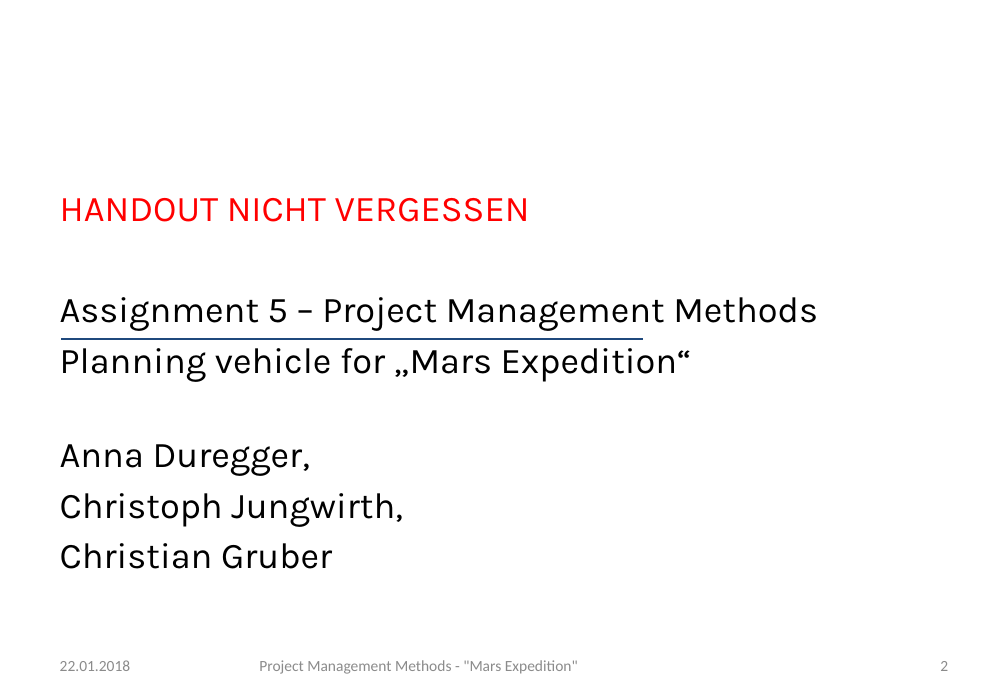
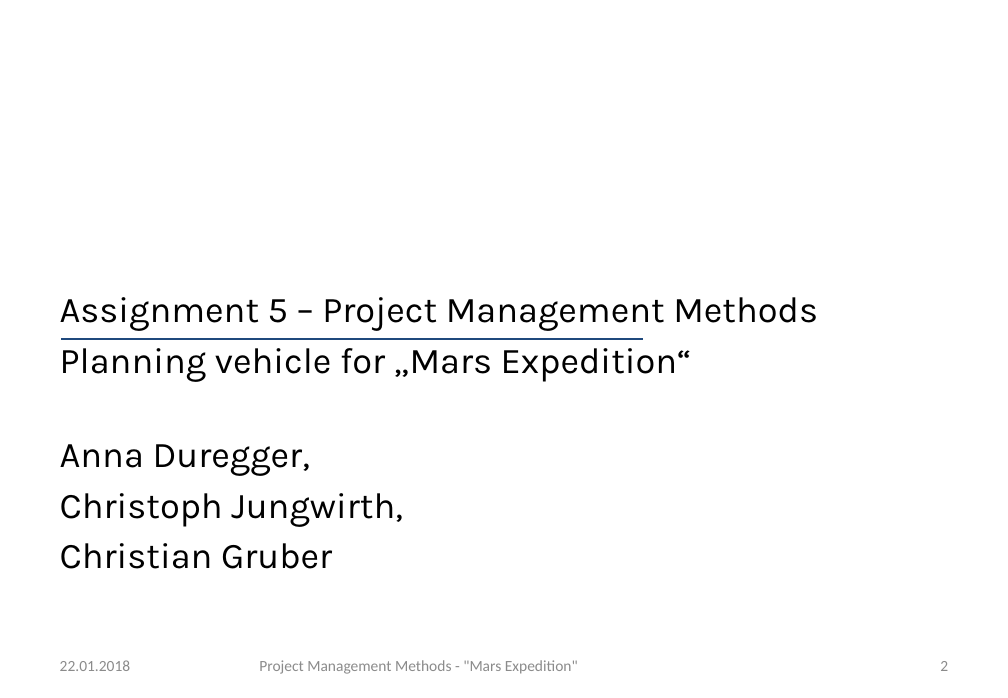
Before and after one commit to gchrizZz/RTW, a slide deck: slide 2 of 01_Projektmanagement/Assignment 5 - Project Managements Methods.pptx. Drawn at 1008x698 pixels with LibreOffice and Linux fonts; fonts in the diff are those of the drawing; background and template pictures are left out. Boxes give left, top, right and bottom in pixels: in the first picture for what was removed or moved away, otherwise in the second. Text is boxed around its words. In the diff, an @@ line names an element or a change of style, - is before the commit and + after.

Commit message:
Meinen Teil ins Handout eingepflegt und minimal angepasst, Rechtschreibfehler in ppt korrigiert

```diff
--- a/01_Projektmanagement/Assignment 5 - Project Managements Methods.pptx
+++ b/01_Projektmanagement/Assignment 5 - Project Managements Methods.pptx
@@ text at bbox=[60, 198, 530, 222]: paragraph removed @@
-HANDOUT NICHT VERGESSEN
```
Also in this commit, not shown: 6 other slides changed, 1 other file.
